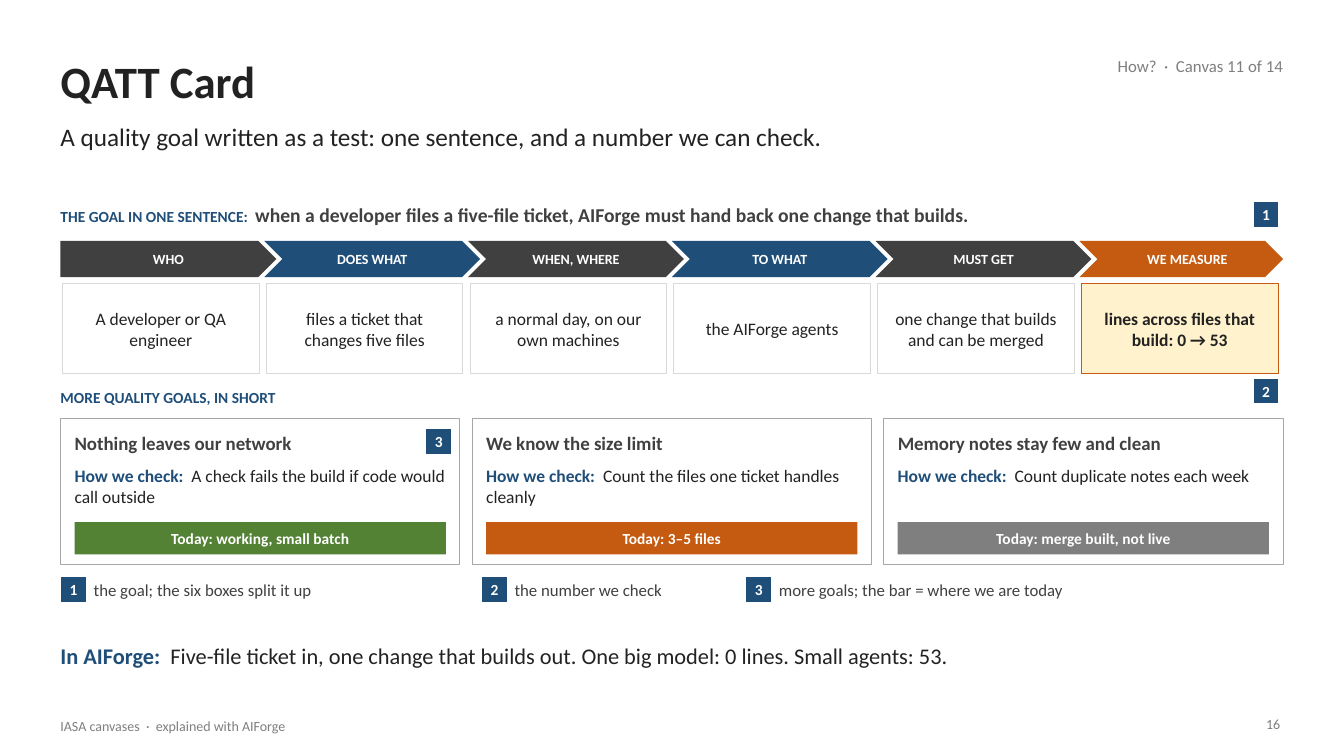
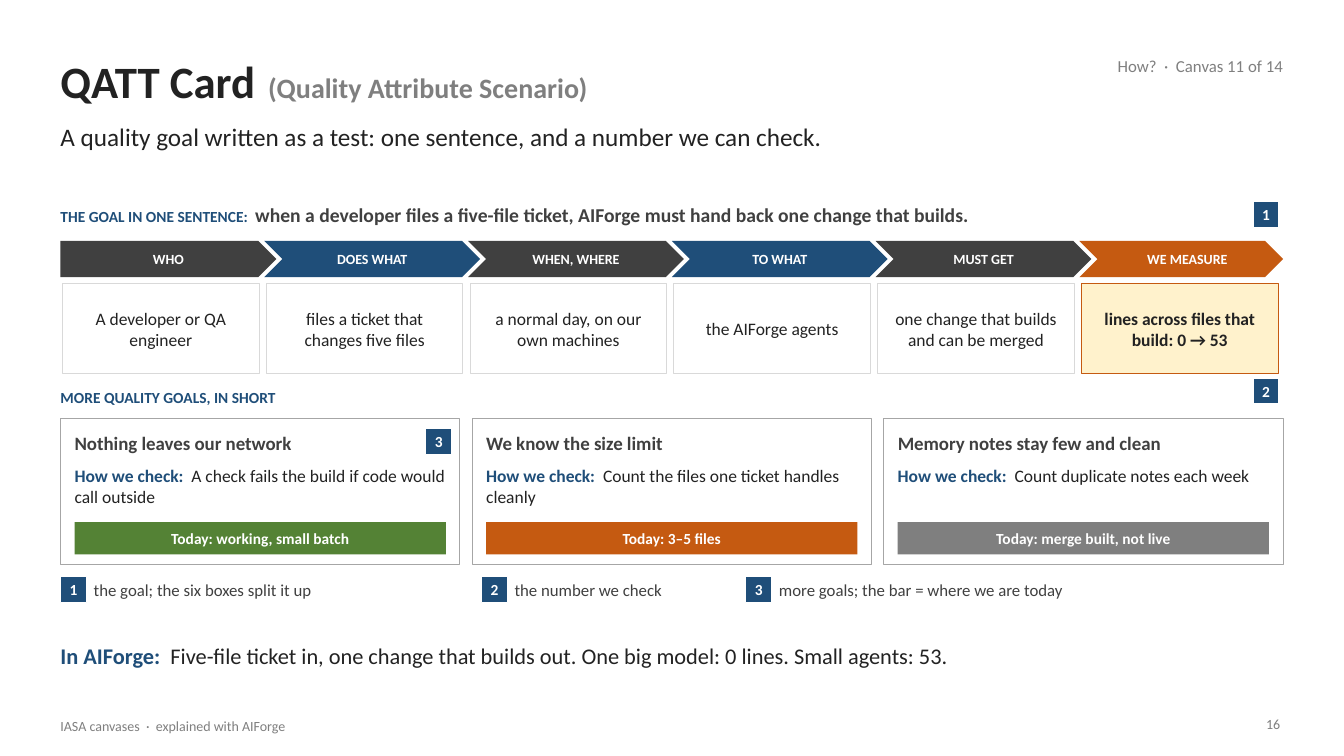
Before and after one commit to Manikanta-Reddy-Pasala/tools, a slide deck: slide 16 of course/iasa-aiforge/IASA-Canvases-with-AIForge.pptx. Drawn at 1344x756 pixels with LibreOffice and Linux fonts; fonts in the diff are those of the drawing. Boxes give left, top, right and bottom in pixels: in the first picture for what was removed or moved away, otherwise in the second. Text is boxed around its words. In the diff, an @@ line names an element or a change of style, - is before the commit and + after.

```diff
--- a/course/iasa-aiforge/IASA-Canvases-with-AIForge.pptx
+++ b/course/iasa-aiforge/IASA-Canvases-with-AIForge.pptx
@@ title at bbox=[60, 66, 587, 104]: text changed; size 32 to 20 pt; text colour #222222 to #7F7F7F @@
-QATT Card
+QATT Card (Quality Attribute Scenario)
```
Also in this commit, not shown: 5 other slides changed, 2 other files.
